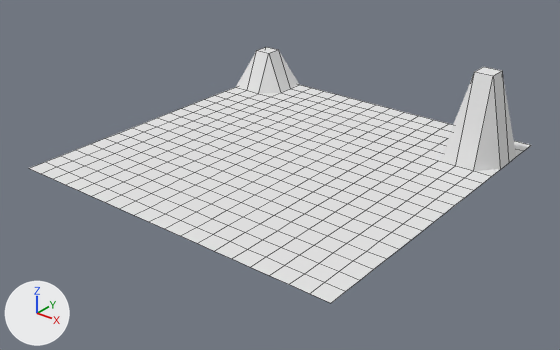
The Blender file Assets/Models/Maze01.blend as it was, and as the next commit left it.
Both versions are drawn from a camera (50 mm lens) standing at (19.5, -25.0, 14.4) and looking at (0.4, -1.1, -0.4). Arrows for +X, +Y and +Z are at lower left; the lights stay in place. Mesh edges are drawn as thin lines.
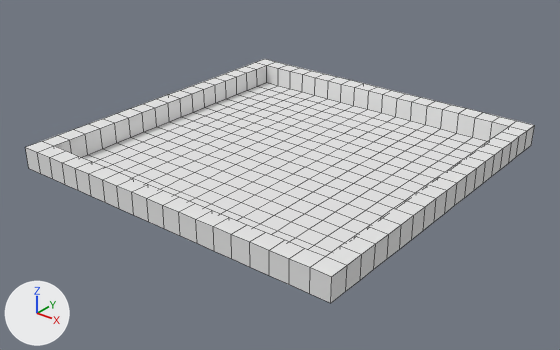
What differs and where, as boxes [x1, y1, x2, y2] in the pictures (560 x 350 px):
'Cube', reshaped: before [29, 47, 531, 303]; after [26, 59, 534, 303]

The change, as a list of edits to the scene's bpy script:
```text
Change me_cube:
    used by ob_cube; location = (0.0, 0.0, 0.0)
    remove me_cube.from_pydata(...)  # 405 vertices, 361 faces; spans x -8.0..8.0, y -8.0..8.0, z 0.0..4.1
    add me_cube.from_pydata(...)  # 549 vertices, 505 faces; spans x -8.0..8.0, y -8.0..8.0, z 0.0..1.6
    me_cube part 1
    5 vertices are removed from x -7.2..7.2, y 4.6..7.2, z 2.1..4.1
    79 faces are deleted
    3 vertices in x -7.2..-6.3, y 6.3..7.2, z 2.1 move by (0.0, 0.0, -2.1)
    8 vertices are added at x -7.2..7.2, y 4.6..7.2, z 0.0..1.0
    141 new vertices lie (0.0, 0.0, 1.0) away from vertices in x -8.0..8.0, y -8.0..8.0, z 0.0..2.1
    223 new faces join them
```
